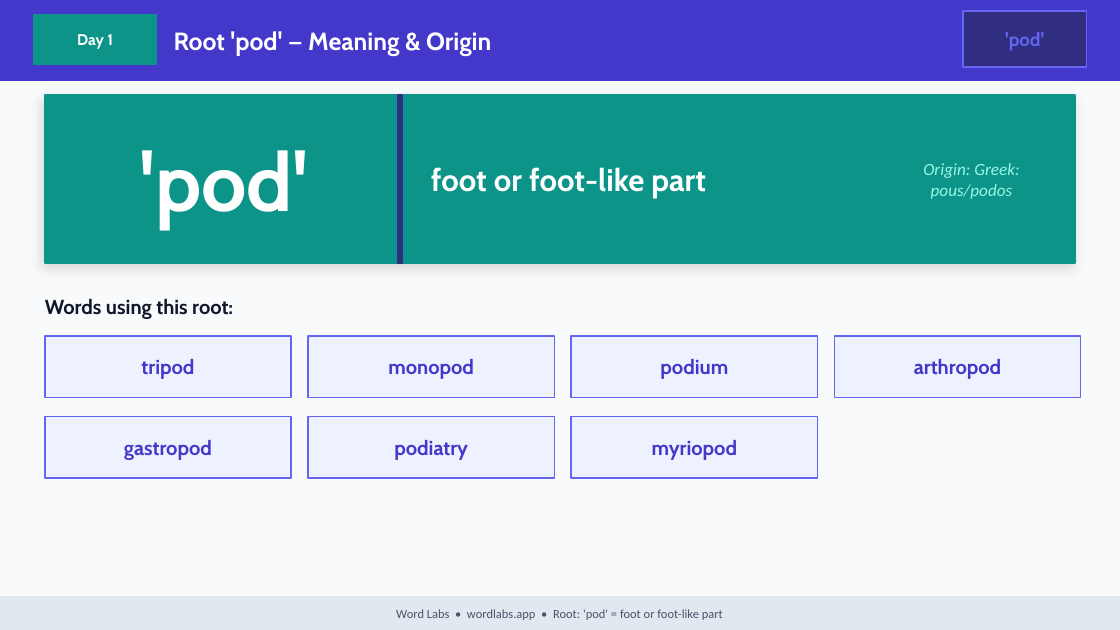
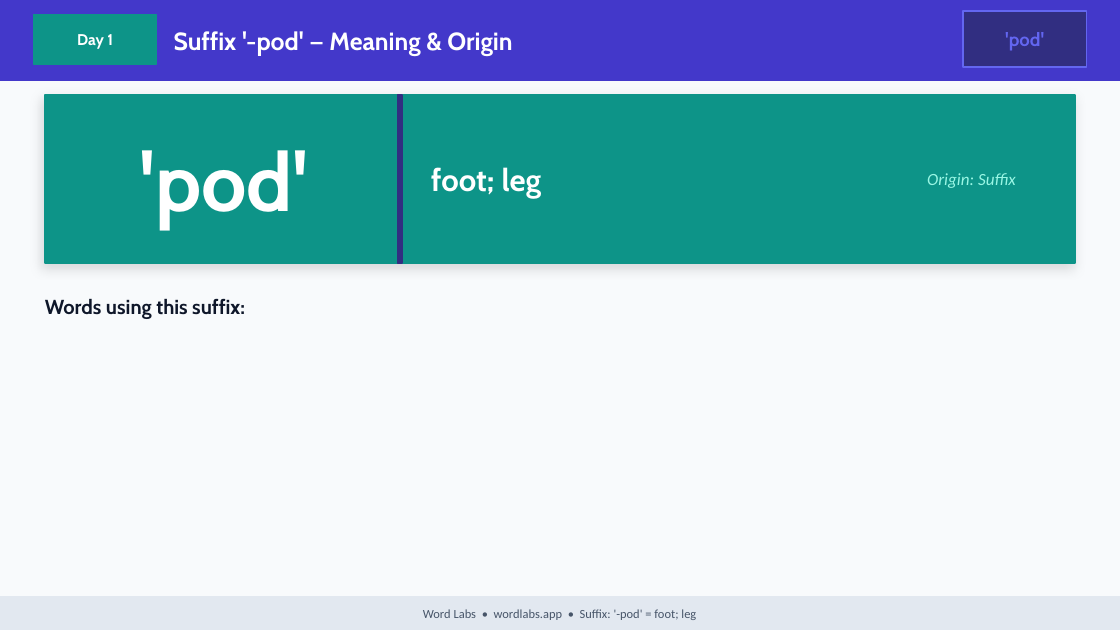
Before and after one commit to NickD135/morphology-builder, a slide deck: slide 6 of output/wordlabs-pod-3day.pptx. Drawn at 1120x630 pixels with LibreOffice and Linux fonts; fonts in the diff are those of the drawing. Boxes give left, top, right and bottom in pixels: in the first picture for what was removed or moved away, otherwise in the second. Text is boxed around its words. In the diff, an @@ line names an element or a change of style, - is before the commit and + after.

Commit message:
content(decks): regenerate 350/360 decks incl. 13 revived sparse morphemes
Added pod/vore type-overrides + re-tagged -pathy family to X+pathy; the 67 new verified words
now feed decks for thermo/phon/aero/em/hyper/hypo/hood/ious/eous/sion/pathy/pod/vore. 9 morphemes
(claus/gyro/endo/stetho/kaleido/lingual/violet/curricular/terrestrial) genuinely lack enough real
words and keep old decks; remove(=re+move) dropped. New words added to dictionary.txt for builder.

```diff
--- a/output/wordlabs-pod-3day.pptx
+++ b/output/wordlabs-pod-3day.pptx
@@ text at bbox=[174, 31, 512, 55]: text changed @@
-Root 'pod' — Meaning & Origin
+Suffix '-pod' — Meaning & Origin
@@ text at bbox=[431, 167, 542, 199]: text changed @@
-foot or foot-like part
+foot; leg
@@ text at bbox=[927, 173, 1016, 188]: text changed @@
-Origin: Greek: pous/podos
+Origin: Suffix
@@ text at bbox=[45, 299, 245, 319]: text changed @@
-Words using this root:
+Words using this suffix:
@@ rectangle removed at bbox=[45, 336, 291, 398] @@
@@ text removed at bbox=[141, 359, 194, 379] @@
-tripod
@@ rectangle removed at bbox=[308, 336, 554, 398] @@
@@ text removed at bbox=[388, 359, 474, 379] @@
-monopod
@@ rectangle removed at bbox=[571, 336, 818, 398] @@
@@ text removed at bbox=[660, 359, 728, 379] @@
-podium
@@ rectangle removed at bbox=[834, 336, 1081, 398] @@
@@ text removed at bbox=[914, 359, 1001, 379] @@
-arthropod
@@ rectangle removed at bbox=[45, 417, 291, 478] @@
@@ rectangle removed at bbox=[308, 417, 554, 478] @@
@@ rectangle removed at bbox=[571, 417, 818, 478] @@
@@ text removed at bbox=[124, 440, 212, 460] @@
-gastropod
@@ text removed at bbox=[394, 440, 468, 460] @@
-podiatry
@@ text removed at bbox=[652, 440, 737, 460] @@
-myriopod
@@ text at bbox=[423, 609, 696, 620]: text changed @@
-Word Labs • wordlabs.app • Root: 'pod' = foot or foot-like part
+Word Labs • wordlabs.app • Suffix: '-pod' = foot; leg
```
Also in this commit, not shown: 34 other slides changed, 16 other files.
